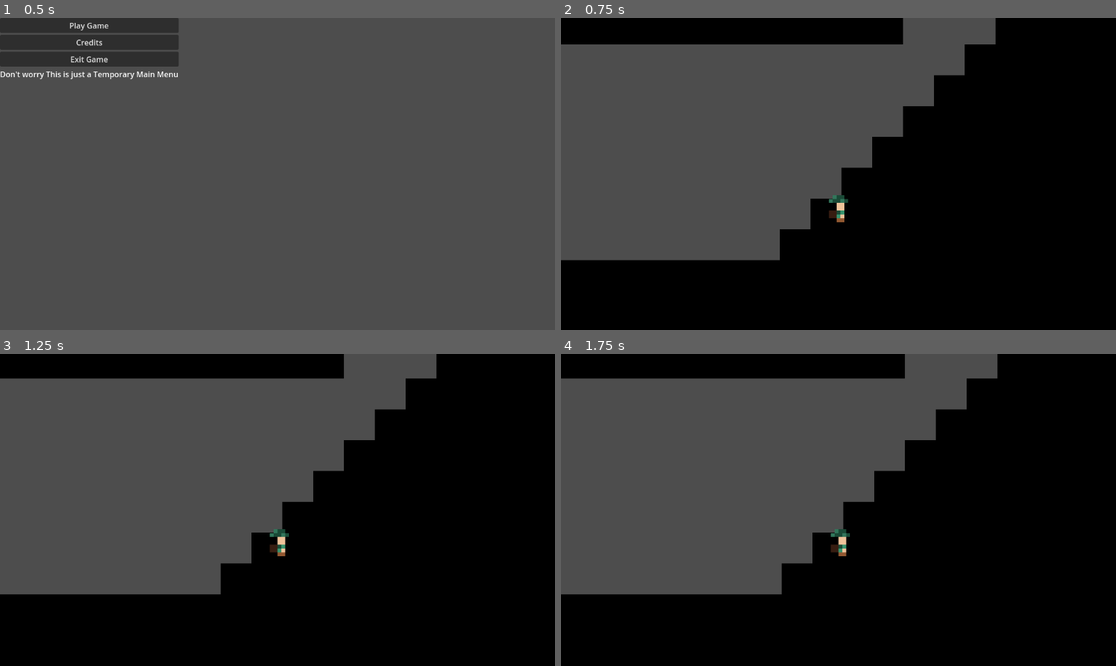
Above: before the commit, frames 1-4 (two rows, left to right).
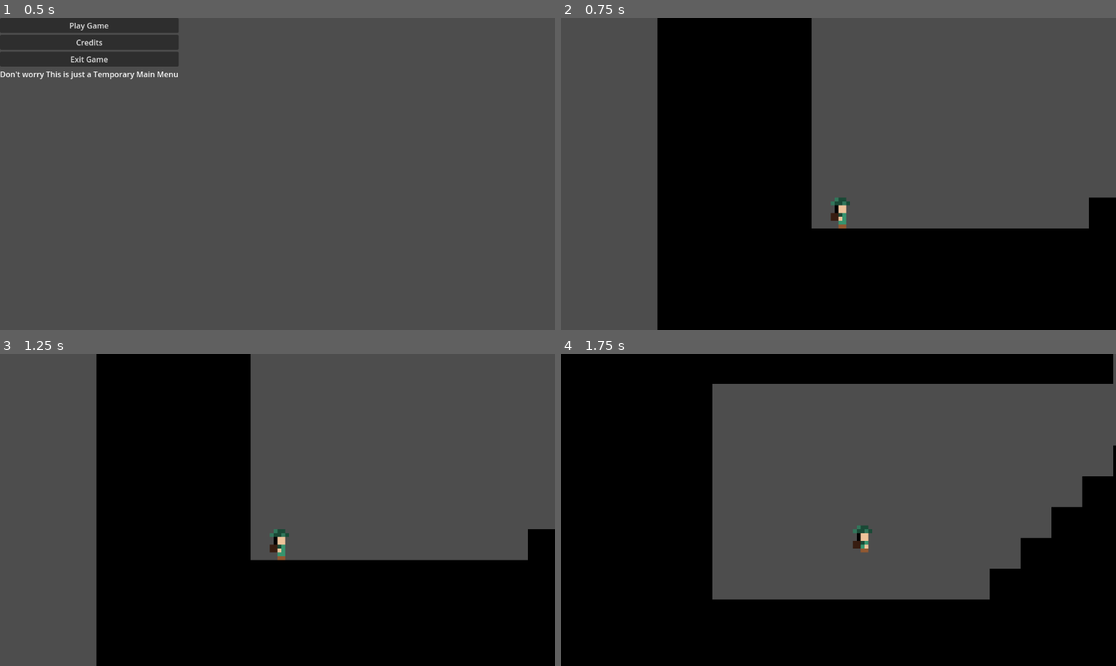
Above: after the commit, the same moments.

Repository: AzmainAhnaf/Speed-Jam-1
Game: Godot game, scene res://scenes/menu.tscn
Two runs of this game, one before a commit and one after it. Both use one fixed random seed, a clock stepped at 60 frames per second and the inputs below.
Inputs:
- Up to frame 1 (0.5 s): no input
- Up to frame 2 (0.75 s): click "Play Game" at 0.5 s
- Up to frame 3 (1.25 s): no input
- Up to frame 4 (1.75 s): hold D (Move_right) from 1.28 s (still down); hold W (Is_climbing) from 1.28 s (still down); tap Space (Jump) at 1.52 s

Frame 1 is identical in both runs. In frame 2, 51% of the frame differs, in the area x 0-100%, y 0-100%; in frame 3, 50%; in frame 4, 46%.

Commit message:
Trying to fix Sadat's mess

Diff:
--- a/scenes/game.tscn
+++ b/scenes/game.tscn
@@ -150,7 +150,7 @@
 [sub_resource type="WorldBoundaryShape2D" id="WorldBoundaryShape2D_nix50"]
 
 [sub_resource type="RectangleShape2D" id="RectangleShape2D_a0r52"]
-size = Vector2(10.7455, 54.0902)
+size = Vector2(8, 54)
 
 [node name="Game" type="Node2D"]
 script = ExtResource("1_jek2o")
@@ -162,8 +162,10 @@
 layer_0/tile_data = PackedInt32Array(-327685, 65536, 0, -327686, 65536, 0, -327687, 65536, 0, -327688, 65536, 0, -32768 …(10261 unchanged characters)…
 
 [node name="Player" parent="." instance=ExtResource("1_uouon")]
-position = Vector2(98, 57)
-ACCELERATION = 20
+position = Vector2(15, 65)
+SPEED = 70.0
+JUMP_VELOCITY = -150.0
+ACCELERATION = 100.0
 
 [node name="Camera2D" type="Camera2D" parent="Player"]
 position = Vector2(-1, -9)
@@ -191,15 +193,12 @@
 position = Vector2(-17, -43)
 scale = Vector2(1.14101, 1.32167)
 
-[node name="Ladder" parent="." instance=ExtResource("8_ogqs8")]
-position = Vector2(394, 70)
-
-[node name="Sprite2D" type="Sprite2D" parent="Ladder"]
+[node name="Sprite2D" type="Sprite2D" parent="Ladders/Ladder"]
 texture = ExtResource("8_tkxos")
 region_enabled = true
 region_rect = Rect2(0, 0, 10, 54)
 
-[node name="CollisionShape2D" type="CollisionShape2D" parent="Ladder"]
+[node name="CollisionShape2D" type="CollisionShape2D" parent="Ladders/Ladder"]
 shape = SubResource("RectangleShape2D_a0r52")
 
 [node name="Enemy" parent="." instance=ExtResource("8_o85t6")]
